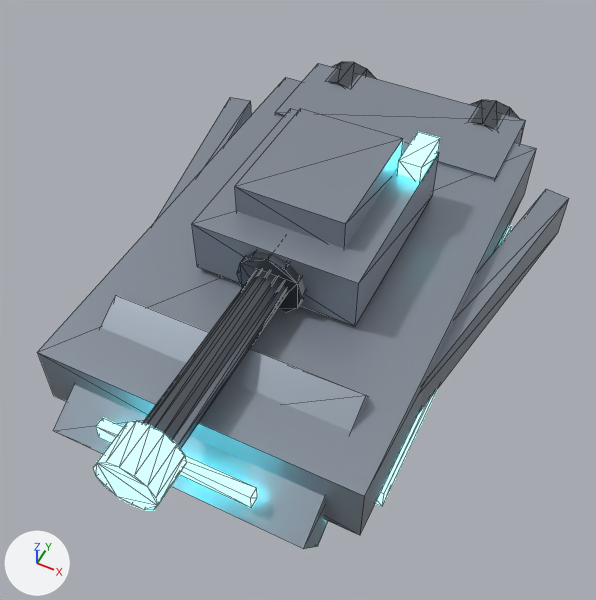
The glTF model assets/tank_hover.glb: old version first, new version second.
Both versions are drawn from a camera (50 mm lens) standing at (1.52, -3.37, 4.52) and looking at (0.01, -0.37, 0.76). Arrows for +X, +Y and +Z are at lower left; the lights stay in place. The picture after the commit comes second. Mesh edges are drawn as thin lines. Where no turn or scale is listed for an object, it has been applied to the vertices. Vertices at exactly the same position are counted once.

Names of what the first picture shows: 'TankHull.002', 'TankTurret.002'.
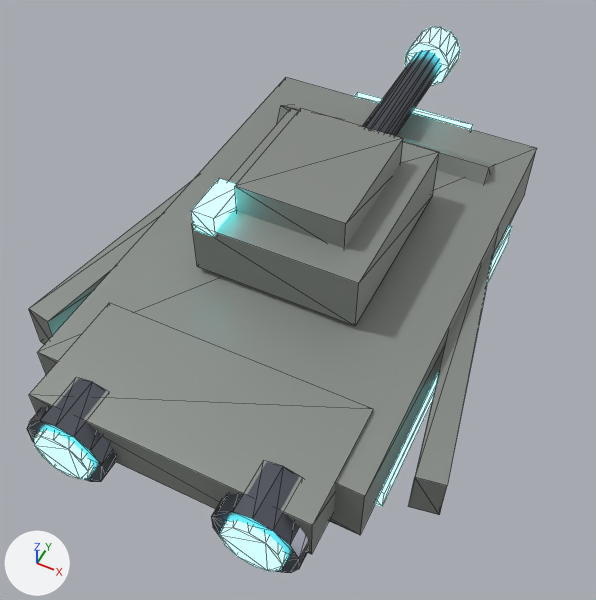
Where the newer file only moved an object's origin or applied its transform, the numbers keep the older frame.

The change in detail:
In material 'TankPaint' (mat_tankpaint), roughness goes from 0.35 to 0.5.
Material 'TankPaint' (mat_tankpaint) changes colour from grey #959eaa to grey #909590; in linear values from (0.3, 0.34, 0.4) to (0.28, 0.3, 0.28).
In material 'TankPaint' (mat_tankpaint), metallic goes from 0.5 to 0.35.
Material 'GunMetal' (mat_gunmetal) changes colour from grey #6c737c to grey #696c76; in linear values from (0.15, 0.17, 0.2) to (0.14, 0.15, 0.18).
In material 'GunMetal' (mat_gunmetal), roughness goes from 0.3 to 0.32.
me_küp_079 is used by ob_tankhull_002; location (0.0, -0.1, 0.85).
me_küp_079 had 176 vertices, 300 faces and spanned x -1.27..1.27, y -1.68..1.84, z -0.41..0.3.
me_küp_079 now has 176 vertices, 300 faces and spans x -1.27..1.27, y -1.84..1.68, z -0.41..0.3.
me_küp_079 part 1: the whole mesh is turned -180 degrees about the z axis through the mesh origin.
Mesh me_küp_088_1 is new.
It has 104 vertices, 184 faces and spans x -0.5..0.5, y -0.65..1.97, z 1.01..1.6.
Faces by material slot: [24, 96, 64].
It uses material mat_tankpaint (grey #909590).
It uses material mat_gunmetal (grey #696c76).
It uses material mat_energyglow (cyan #59f3ff, glowing cyan #6cf9ff).
Object 'TankTurret.002' (ob_tankturret_002) is deleted.
Object 'TankTurret_hover' (ob_tankturret_hover) is new; it shows me_küp_088_1.
Its location is (0.0, 0.0, 0.0).

Pixel boxes (x1, y1, x2, y2) of what changed, in the pictures (596 x 600 px):
'TankHull.002', recoloured, surface changed, moved, turned
    before: (38, 62, 569, 549)
    after: (27, 77, 537, 573)
'TankTurret.002', deleted
    before: (94, 108, 440, 510)
    faces in mat_tankpaint (grey #959eaa): (192, 108, 439, 326)
    faces in mat_gunmetal (grey #6c737c): (143, 252, 306, 449)
    faces in mat_energyglow (cyan #59f3ff, glowing cyan #6cf9ff): (94, 132, 440, 510)
'TankTurret_hover', added
    after: (191, 27, 460, 326)
    faces in mat_tankpaint (grey #909590): (192, 108, 439, 326)
    faces in mat_energyglow (cyan #59f3ff, glowing cyan #6cf9ff): (191, 27, 460, 237)
    faces in mat_gunmetal (grey #696c76): (363, 51, 441, 136)
